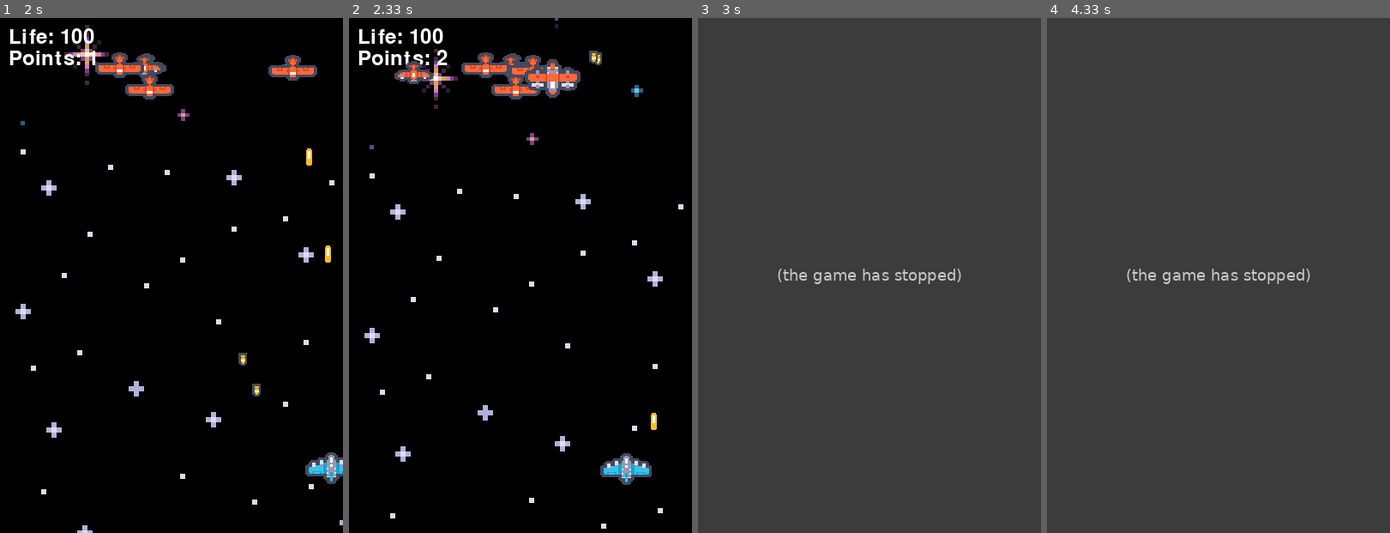
Above: before the commit, frames 1-4 (left to right).
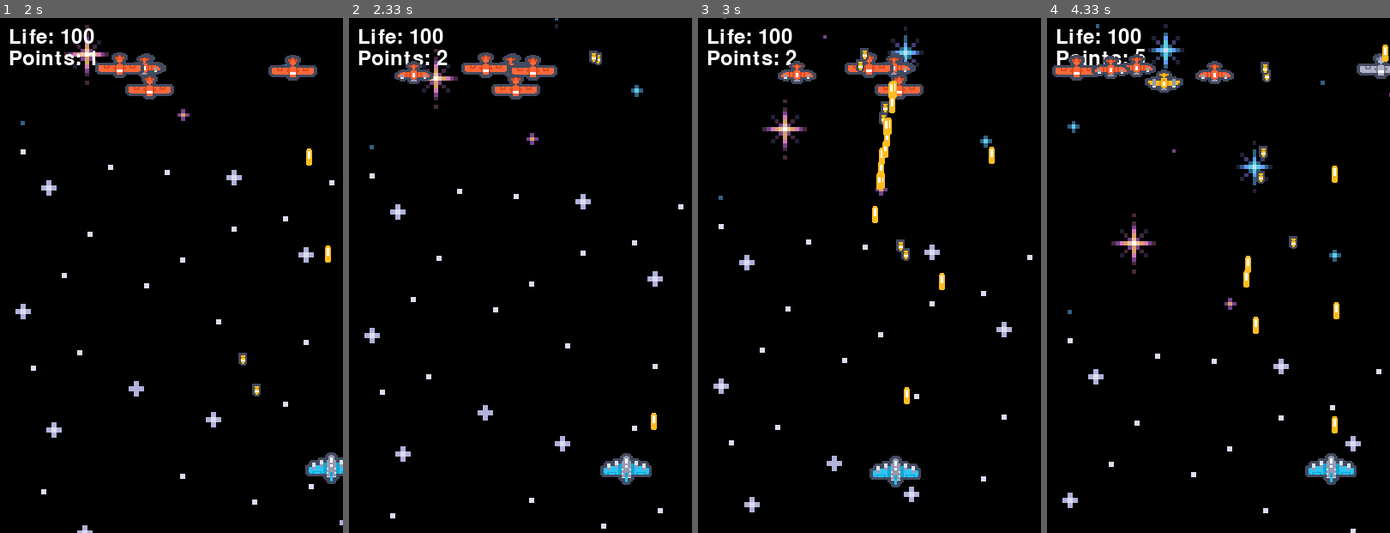
Above: after the commit, the same moments.

Repository: Luisero/air_plane_pygame_example
Game: pygame game, started from main.py
Two runs of this game, one before a commit and one after it. Both use one fixed random seed, a clock stepped at 60 frames per second and the inputs below.
Inputs:
- Up to frame 1 (2 s): hold Space 0.33-0.8 s; hold D 0.33-0.8 s; hold D 0.83-1.3 s; tap Space at 0.9, 1.2, 1.4, 1.7, 1.9 s; hold D 1.33-1.8 s; hold A from 1.83 s (still down)
- Up to frame 2 (2.33 s): keep holding A; tap Space at 2.2 s
- Up to frame 3 (3 s): release A at 2.37 s; hold A 2.4-2.8 s; tap Space at 2.47, 2.77, 2.9 s; hold D from 2.83 s (still down)
- Up to frame 4 (4.33 s): tap Space at 3.2, 3.57, 3.87, 4.07 s; release D at 3.47 s; hold A 3.5-3.97 s; hold D from 4 s (still down)

Frame 1 is identical in both runs. In frame 2, 0.7% of the frame differs, in the area x 51-68%, y 8-16%; in frame 3, 100%; in frame 4, 100%, in the area x 0-100%, y 0-100%.
Error before the commit: TypeError: not a file object (Bullet.py line 35); the game stopped at 2.42 s (later frames are placeholders)

Commit message:
FIX: guided missile. FEAT:More sound effects

Diff:
--- a/Entities/Bullet.py
+++ b/Entities/Bullet.py
@@ -14,6 +14,7 @@
         self.acceleration_y = acceleration_y
         self.sprite_path = sprite_path
         self.is_bomb = is_bomb
+        self.is_missile = False
 
         if self.is_bomb:
             self.velocity_x = velocity_x *.2
--- a/Entities/Enemies/Enemy.py
+++ b/Entities/Enemies/Enemy.py
@@ -76,8 +76,8 @@
 
     def check_can_fire(self):
         if self.is_boss:
-            self.max_fires= 6
-            self.min_fires = 4
+            self.max_fires= 4
+            self.min_fires = 2
         interval = random.randint(60,100)
         if self.context.player.position_dic['x'] - interval <= self.position_dic['x'] <= self.context.player.position_dic['x'] + interval:
             if len(self.bullets)== self.max_fires:
@@ -97,6 +97,7 @@
             if random.choice(decide_fire):
                 self.shoot()
 
+
     def shoot(self):
 
         is_bomb = [True, False, False, False]
@@ -109,8 +110,10 @@
 
         is_bomb = random.choice(is_bomb)
         is_remote_guided = False
-        if self.is_boss:
+        if self.is_boss and not is_bomb:
             is_remote_guided = [True]
+            for i in range(5):
+                is_remote_guided.append(False)
 
             is_remote_guided = random.choice(is_remote_guided)
 
@@ -122,7 +125,7 @@
             velocity_y = -1
             sprite_path = 'Assets/bomb1.png'
         elif is_remote_guided:
-            acceleration_y = .3
+            acceleration_y = .1
             velocity_y = 1
             sprite_path = 'Assets/remote_guided.png'
 
@@ -131,16 +134,18 @@
 
         self.bullets.append(1)
         if is_remote_guided:
+
             self.context.bullets.append(
-                RemoteGuided(self.position_dic['x'],+ self.enemy_size[1] / 2,\
-                                   self.position_dic['y'], acceleration_y, velocity_y, \
-                                    self.velocity['x'],sprite_path, is_bomb, self.context)
+                RemoteGuided(player_position_x=self.position_dic['x']+ self.enemy_size[1] / 2,\
+                                   player_position_y=self.position_dic['y'], acceleration_y= acceleration_y, velocity_y = velocity_y, \
+                                    velocity_x= self.velocity['x'], sprite_path=sprite_path, is_bomb=is_bomb, context=self.context)
             )
-            self.context.bullets.append(
-                RemoteGuided(self.position_dic['x'],+ self.enemy_size[1],\
-                                   self.position_dic['y'], acceleration_y, velocity_y, \
-                                    self.velocity['x'],sprite_path, is_bomb=is_bomb, context=self.context)
-            )
+            #self.context.bullets.append(
+            #    RemoteGuided(player_position_x=self.position_dic['x']+ self.enemy_size[1],\
+            #                       player_position_y=self.position_dic['y'], acceleration_y= acceleration_y, velocity_y = velocity_y, \
+            #                        velocity_x= self.velocity['x'], sprite_path=sprite_path, is_bomb=is_bomb, context=self.context)
+            #)
+
 
         else:
             self.context.bullets.append(Bullet(self.position_dic['x'] + self.enemy_size[1] / 2,\
@@ -236,6 +241,7 @@
                         if not self.is_boss:
                             self.remove()
                         else:
+
                             self.context.score += 1
                             self.context.boss_list  = []
 
--- a/Entities/Itens/Item.py
+++ b/Entities/Itens/Item.py
@@ -30,7 +30,7 @@
         if overlap:
             self.is_picked = True
             self.add_effect()
-
+            self.play_sound()
             return self.is_picked
 
     def check_is_active(self):
@@ -60,3 +60,7 @@
 
     def add_effect(self):
         self.effect()
+
+    def play_sound(self):
+        sound = pg.mixer.Sound('Assets/Sound/item_pick.mp3')
+        sound.play()
--- a/Entities/RemoteGuided.py
+++ b/Entities/RemoteGuided.py
@@ -6,10 +6,12 @@
         super().__init__(player_position_x, player_position_y, acceleration_y, velocity_y, velocity_x, sprite_path, sound_path, is_bomb)
         self.context = context
         self.acceleration_x = .1
+        self.size = (20,30)
+        self.is_missile = True
 
     def update_position(self):
         if self.position_x < self.context.player.position_dic['x'] :
-            self.velocity_x  += self.acceleration_
+            self.velocity_x  += self.acceleration_x
         else:
             self.velocity_x -= self.acceleration_x
 
--- a/Entities/player.py
+++ b/Entities/player.py
@@ -117,7 +117,9 @@
             if overlap:
                 Bullet.damage = 5
                 if bullet.is_bomb:
-                    Bullet.damage = 20
+                    Bullet.damage = 15
+                elif bullet.is_missile:
+                    Bullet.damage = 25
                 self.life -= Bullet.damage
                 bullet.remove(self.context, enemie_bullet=True)
                 sound = pg.mixer.Sound('Assets/Sound/damage.mp3')
--- a/main.py
+++ b/main.py
@@ -1,5 +1,4 @@
 import random
-
 import pygame as pg
 import sys
 from Entities.player import Player
@@ -80,8 +79,9 @@
 
 
     def game_over(self):
-        pg.quit()
-        sys.exit()
+        sound = pg.mixer.Sound('Assets/Sound/lose.wav')
+        sound.play()
+
 
     def draw_background_sky(self):
         for i,image in enumerate(self.sky_images):
@@ -162,13 +162,20 @@
     def add_boss(self):
         position = {'x':self.CENTER[0], 'y':40}
         self.boss_list.append(
-            Boss(context=self, life= 5000, position_dic=position, enemy_size=(70,60),\
+            Boss(context=self, life= 500, position_dic=position, enemy_size=(70,60),\
                  sprite_list=['Assets/Bosses/boss1.png'], bullet_sprite='Assets/bullet3.png',\
                     acceleration_increaser=0.05, max_velocity={'x':.3, 'y':0})
         )
         self.boss_list[0].is_boss = True
 
     def update_boss(self):
+        if self.is_boss_fight and len(self.boss_list) == 0:
+            if pg.mixer.Channel(0).get_busy() == True:
+                pass
+            else:
+
+                sound = pg.mixer.Sound('Assets/Sound/win.wav')
+                sound.play()
         if len(self.boss_list)>0:
             self.boss_list[0].update()
 
@@ -212,7 +219,7 @@
             if (self.time % 500) == 0 and not self.is_boss_fight:
                 self.add_enemy()
 
-            if self.score == 2:
+            if self.score == 10:
                 self.is_boss_fight = True
                 self.add_boss()
 
Not shown, added: Pipfile
Not shown, added: Assets/Sound/item_pick.mp3
Not shown, added: Pipfile.lock
